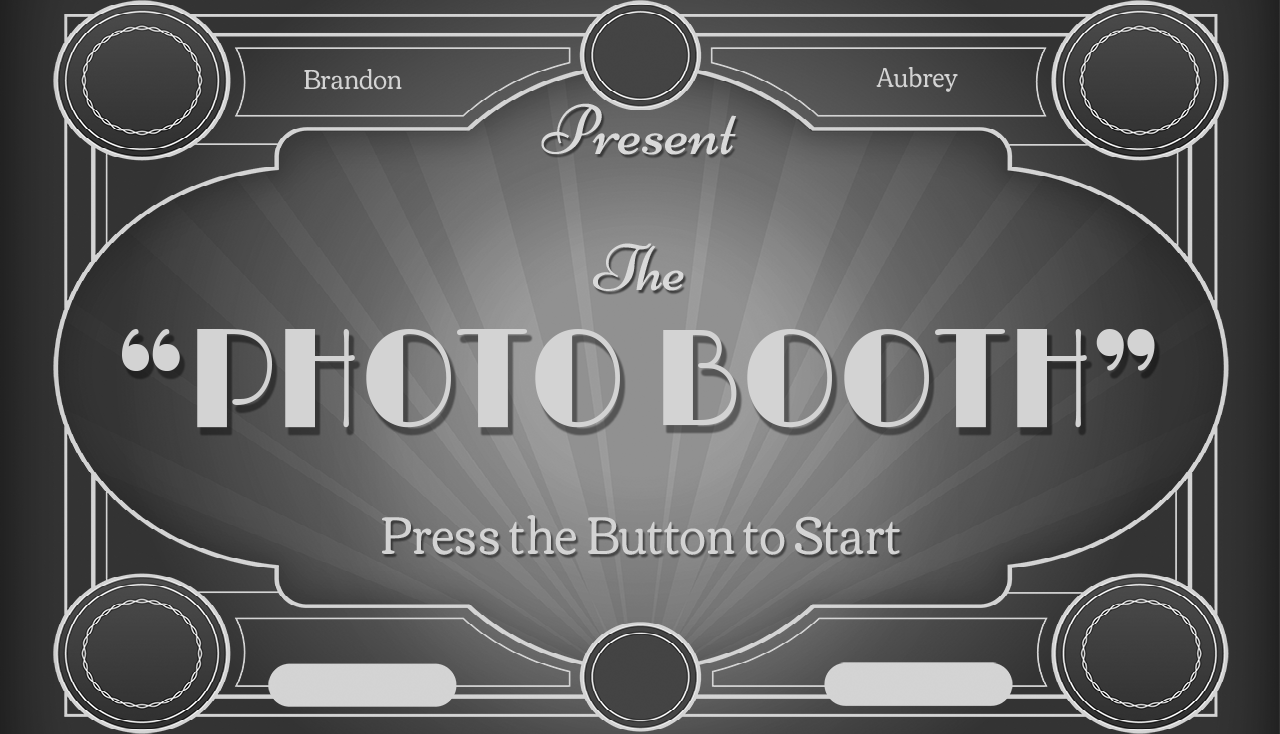
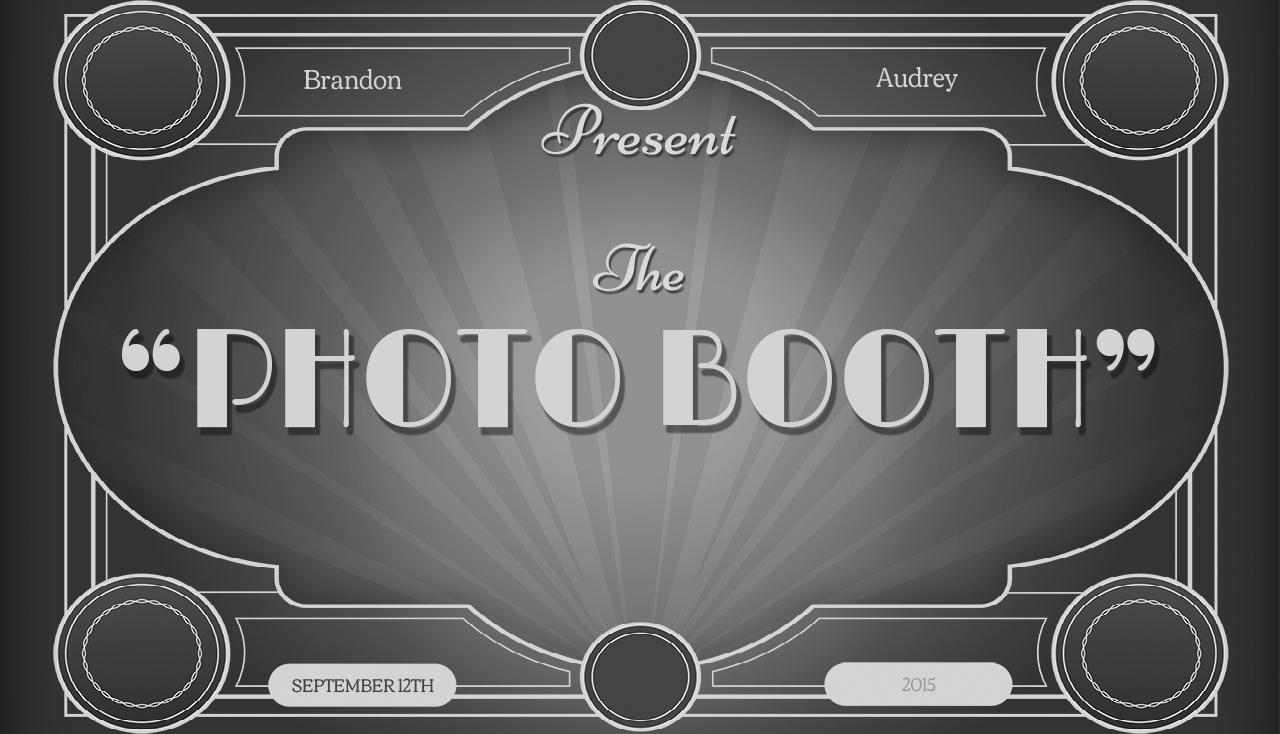
Two versions of the same layered image (w=1280, h=734). Layer-by-layer changes:
hid "Press the Button to Start" over [382, 515, 900, 555]
painted on "Moving Pictures" over [876, 67, 958, 92]
showed "COPYRIGHT 1918", painted on it over [292, 678, 434, 693]
showed "SUNSET CORP.", painted on it over [902, 677, 936, 692]
